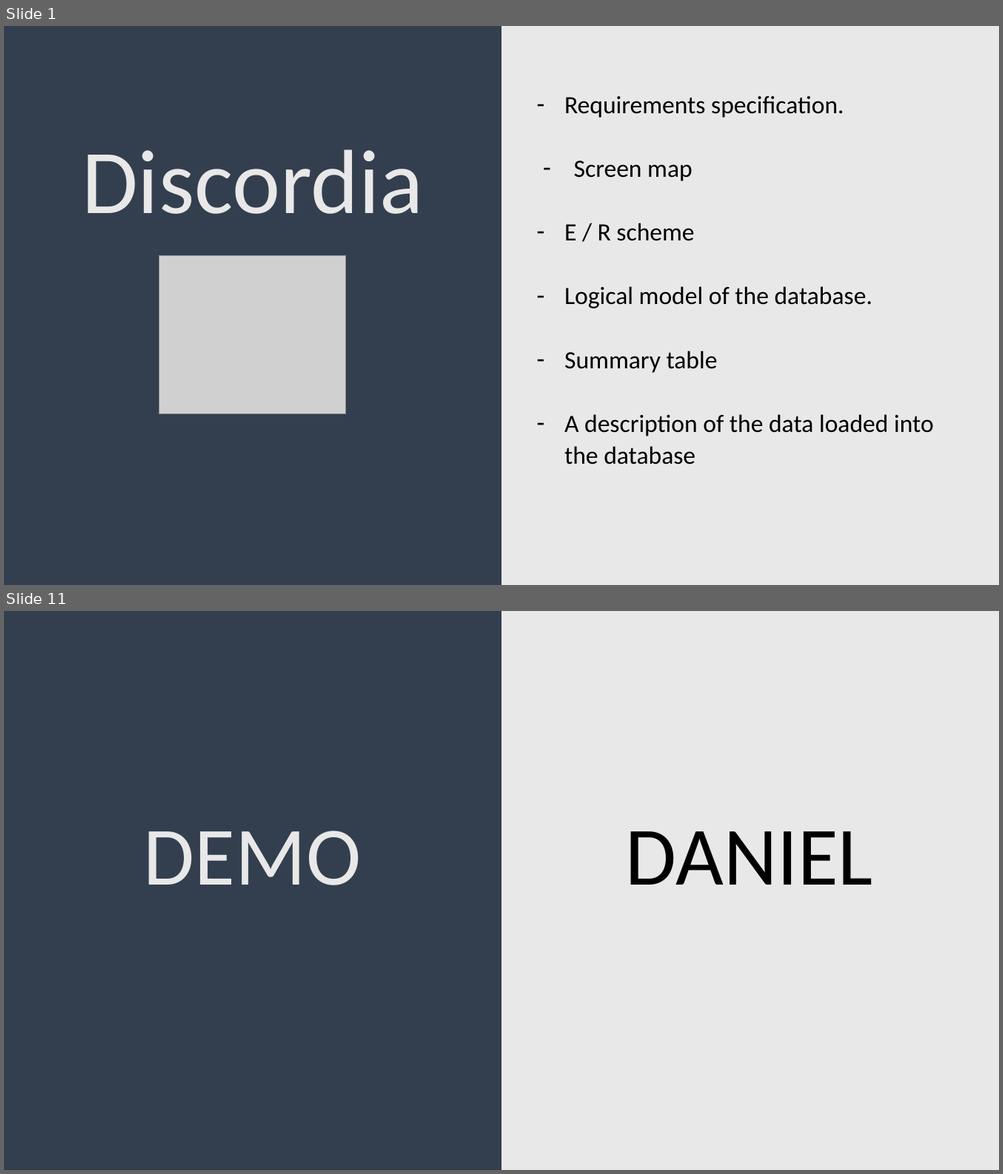
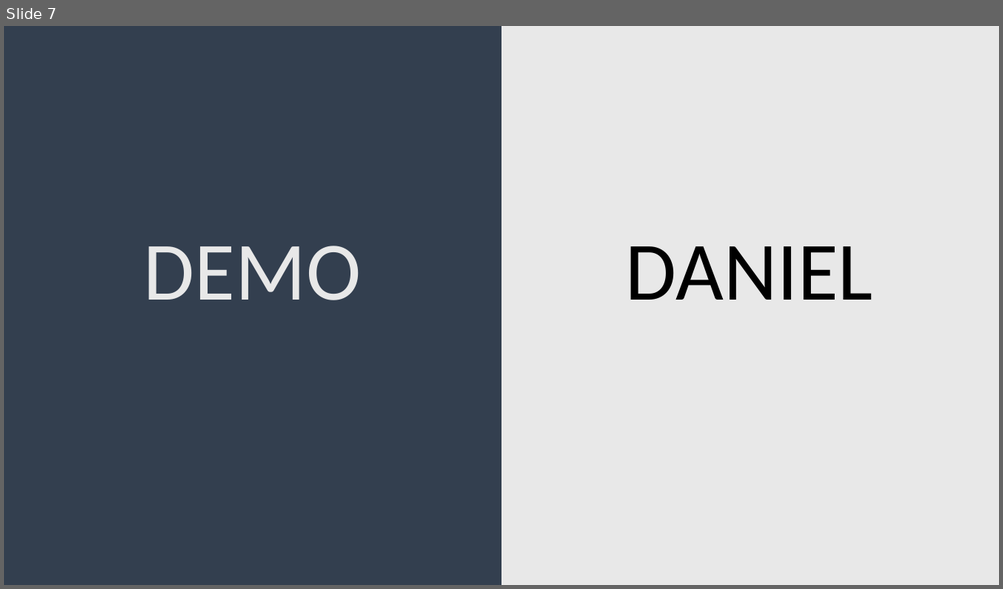
Before and after one commit to Adrianuhu/Discordia-Symfony, a slide deck: documentation/Exposition.pptx. Shown one above the other, each under a label of ours: slides 1 and 11 before the commit, slide 7 after it; the slides between them are not shown. The pictures are 1003x1174 and 1003x589 pixels, drawn with LibreOffice and Linux fonts; fonts in the diff are those of the drawing; grey boxes stand for pictures. Boxes give left, top, right and bottom in pixels: in the first picture for what was removed or moved away, otherwise in the second. Text is boxed around its words. In the diff, an @@ line names an element or a change of style, - is before the commit and + after.

```diff
--- a/documentation/Exposition.pptx
+++ b/documentation/Exposition.pptx
@@ slide 1 removed at (4, 26, 999, 585), background gradient #333F50 to #E8E8E8 @@
@@ text removed at (564, 96, 933, 465) @@
-– Requirements specification.
-– Screen map
-– E / R scheme
-– Logical model of the database.
-– Summary table
-– A description of the data loaded into the database
@@ text removed at (82, 150, 423, 214) @@
-Discordia
@@ picture removed at (159, 256, 346, 414) @@
@@ what was slide 11 is now slide 7 @@
```
Also in this commit, not shown: 6 slides added, 9 other slides removed, 1 other file.
